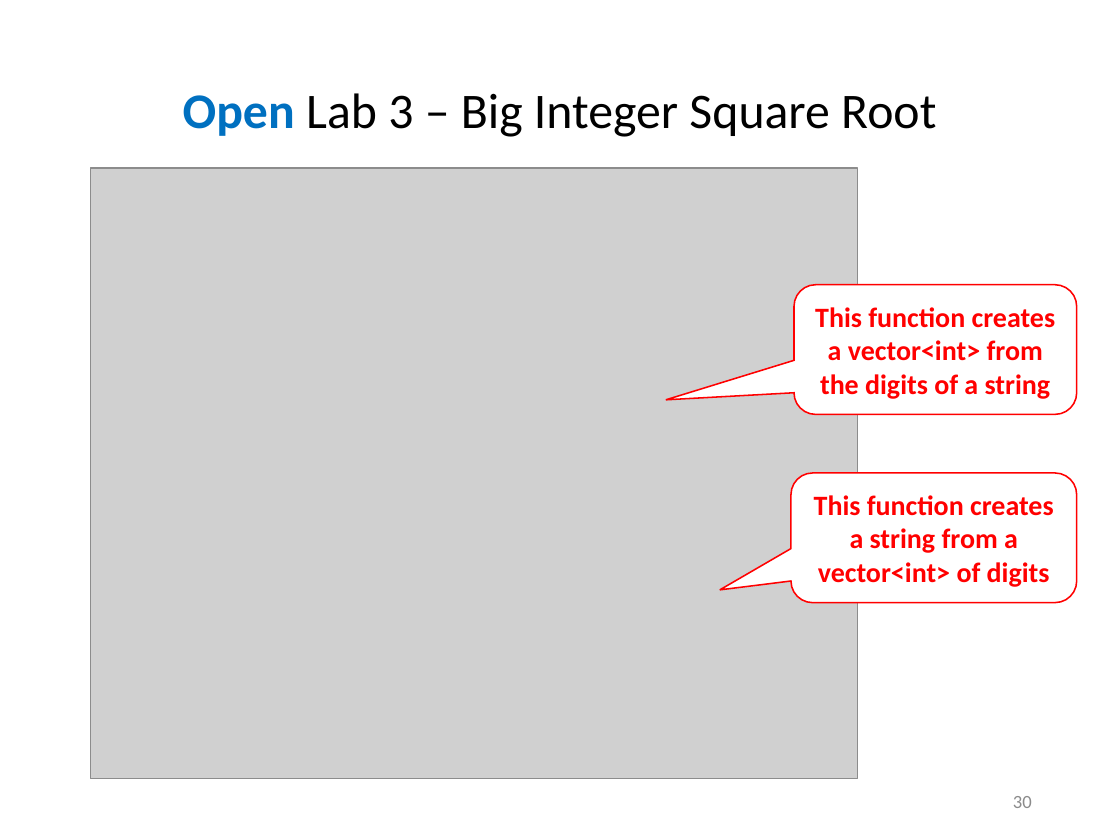
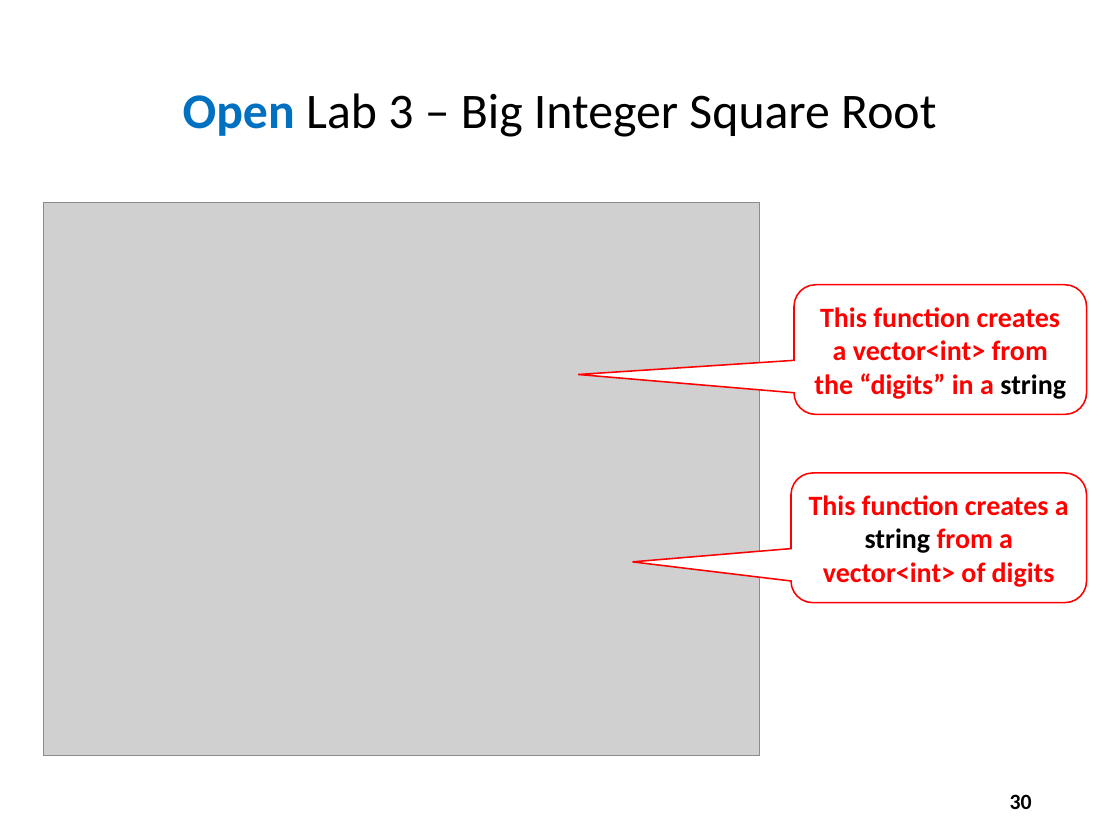
Before and after one commit to dbiersach/scicomp301-cpp-linux, a slide deck: slide 30 of session03/Session 03 - Loops, Conditionals, Modulus.pptx. Drawn at 1120x840 pixels with LibreOffice and Linux fonts; fonts in the diff are those of the drawing; grey boxes stand for pictures. Boxes give left, top, right and bottom in pixels: in the first picture for what was removed or moved away, otherwise in the second. Text is boxed around its words. In the diff, an @@ line names an element or a change of style, - is before the commit and + after.

```diff
--- a/session03/Session 03 - Loops, Conditionals, Modulus.pptx
+++ b/session03/Session 03 - Loops, Conditionals, Modulus.pptx
@@ picture: place and size @@
-picture at bbox=[91, 168, 858, 778]
+picture at bbox=[44, 203, 760, 756]
@@ rounded speech box "This function creates a vector<int> ...": place and size @@
-rounded speech box "This function creates a vector<int> ..." at bbox=[794, 284, 1076, 414]
+rounded speech box "This function creates a vector<int> ..." at bbox=[794, 284, 1086, 414]
@@ rounded speech box "This function creates a vector<int> ..." at bbox=[794, 284, 1086, 414]: proportions changed @@
@@ text in rounded speech box at bbox=[814, 307, 1066, 399]: text changed @@
-This function creates a vector<int> from the digits of a string
+This function creates a vector<int> from the “digits” in a string
@@ rounded speech box "This function creates a string ...": place and size @@
-rounded speech box "This function creates a string ..." at bbox=[791, 473, 1076, 603]
+rounded speech box "This function creates a string ..." at bbox=[791, 473, 1086, 603]
@@ rounded speech box "This function creates a string ..." at bbox=[791, 473, 1086, 603]: text colour #FF0000 to #000000 in "string"; proportions changed @@
@@ page number at bbox=[1010, 794, 1032, 809]: size 12 to 14 pt, text colour #8C8C8C to #000000, bold on @@
```
Also in this commit, not shown: 36 other slides changed, 7 slides added, 1 other file.
